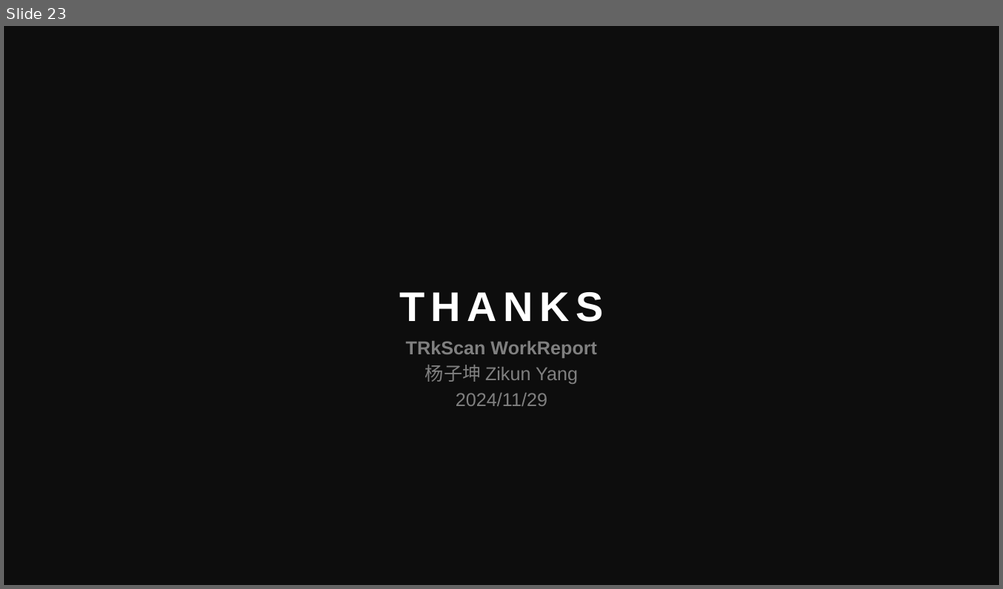
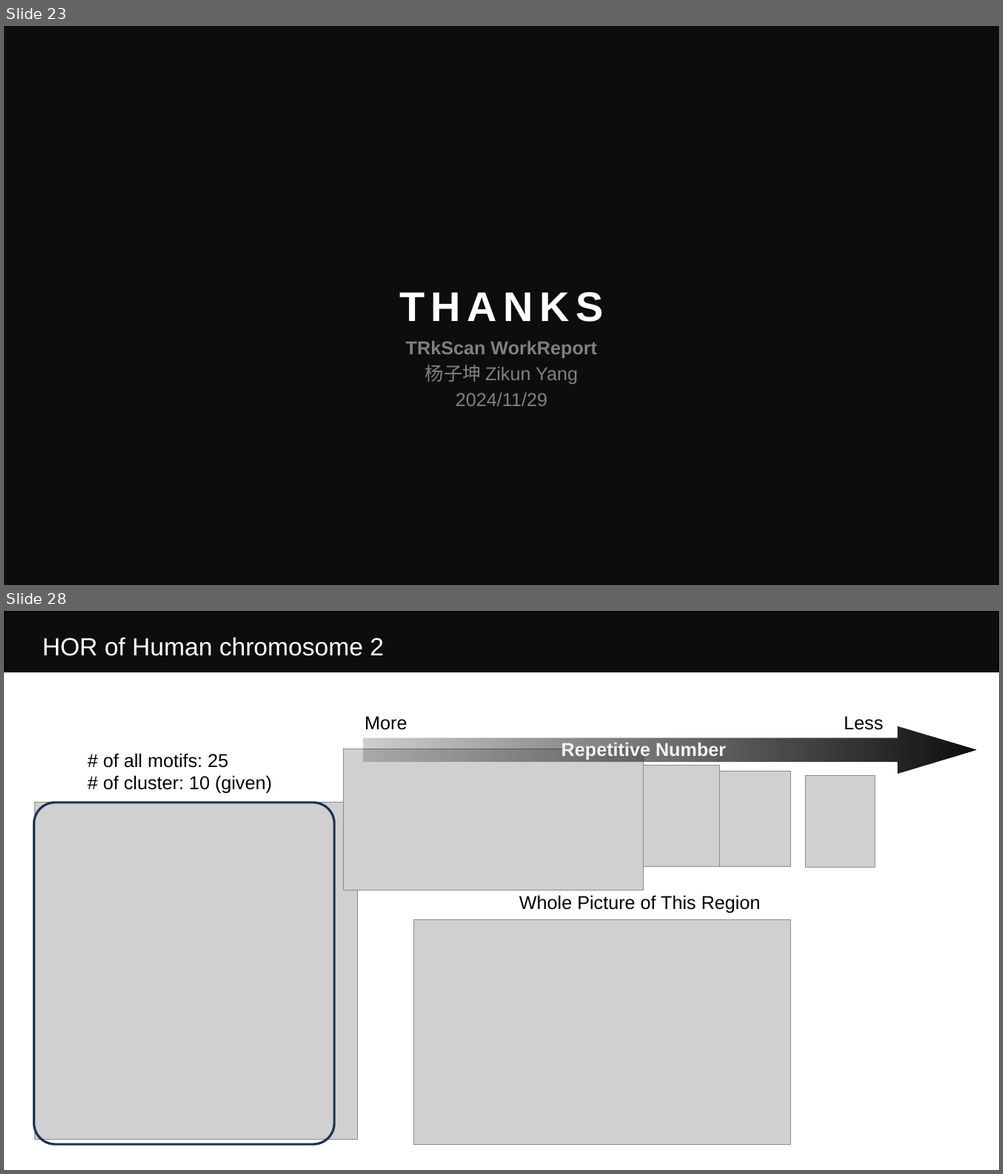
Before and after one commit to Eric-Y-S/TRkScan, a slide deck: WorkReport.pptx. Shown one above the other, each under a label of ours: slide 23 before the commit, slides 23 and 28 after it; the slides between them are not shown. The pictures are 1003x589 and 1003x1174 pixels, drawn with LibreOffice and Linux fonts; fonts in the diff are those of the drawing; grey boxes stand for pictures. Boxes give left, top, right and bottom in pixels: in the first picture for what was removed or moved away, otherwise in the second. Text is boxed around its words. In the diff, an @@ line names an element or a change of style, - is before the commit and + after.

```diff
--- a/WorkReport.pptx
+++ b/WorkReport.pptx
@@ slide 28 added at (4,611,999,1170), background #FFFFFF; not listed: 1 template element that a slide beside it also shows @@
@@ text added at (42,637,384,656), 24 pt, text #FFFFFF @@
+HOR of Human chromosome 2
@@ group added at (364,716,976,774): 3 texts, 1 right arrow @@
+More
+Repetitive Number
+Less
@@ text added at (103,753,272,793), 18 pt, text #000000 @@
+# of all motifs: 25
+# of cluster: 10 (given)
@@ picture added at (344,749,643,891) @@
@@ picture added at (643,766,720,868) @@
@@ picture added at (720,772,791,868) @@
@@ picture added at (805,776,875,868) @@
@@ rounded rectangle added at (34,803,334,1145), outline #1E3256 2.25 pt @@
@@ picture added at (34,803,358,1140) @@
@@ text added at (519,895,760,914), 18 pt, text #000000 @@
+Whole Picture of This Region
@@ picture added at (414,920,791,1145) @@
```
Also in this commit, not shown: 19 other slides added, 54 other files.
